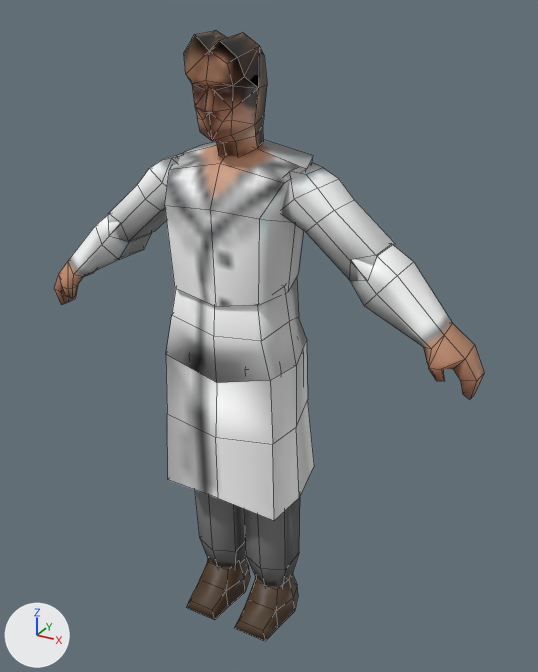
An edit to the Blender file Assets/Models/Judd.blend, drawn before and after from the same camera.
The view is the same before and after, from a camera (50 mm lens) standing at (1.049, -1.673, 1.888) and looking at (0.054, 0.136, 0.983). Every picture has the same lights, and +X, +Y and +Z are marked at lower left. Mesh edges are drawn as thin lines.
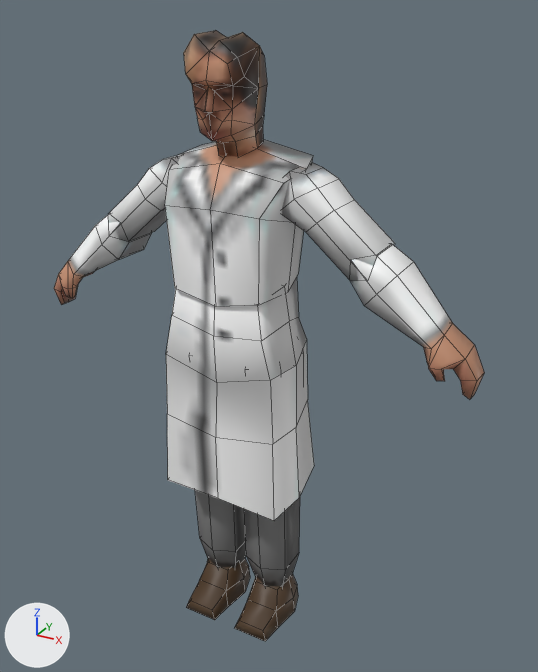
Location of each change, [x1, y1, x2, y2] in pixels of the pictures (538 x 672 px; the box of a moved part takes in the faces that stretch with it):
```json
{"part": 1, "of": "me_cube_012", "change": "moved or reshaped", "before": [194, 30, 260, 88], "after": [194, 30, 260, 88]}
{"part": 2, "of": "me_cube_012", "change": "moved or reshaped", "before": [166, 355, 300, 641], "after": [166, 355, 300, 641]}
{"part": 3, "of": "me_cube_012", "change": "surface changed", "before": [165, 165, 314, 473], "after": [165, 165, 314, 473]}
```

Scene script edits in JSON lines:
```json
{"block": "me_cube_012", "where": "me_cube_012.from_pydata(...)  # 400 vertices, 386 faces; spans x -9.6..9.6, y -1.3..3.2, z -19.6..5.5"}
{"block": "me_cube_012", "where": "# used by ob_cube_008; location = (0.0, 0.0, 1.437); scale = (0.0735, 0.0735, 0.0735)"}
{"block": "me_cube_012", "change": "me_cube_012 part 1"}
{"block": "me_cube_012", "change": "8 faces are deleted"}
{"block": "me_cube_012", "change": "8 new faces join them"}
{"block": "me_cube_012", "change": "me_cube_012 part 2"}
{"block": "me_cube_012", "change": "62 faces are deleted"}
{"block": "me_cube_012", "change": "62 new faces join them"}
{"block": "me_cube_012", "change": "me_cube_012 part 3: 20 kept faces spanning x -3.0..2.9, y -1.1..3.2, z -12.6..1.2 get new texture (UV) coordinates"}
```
